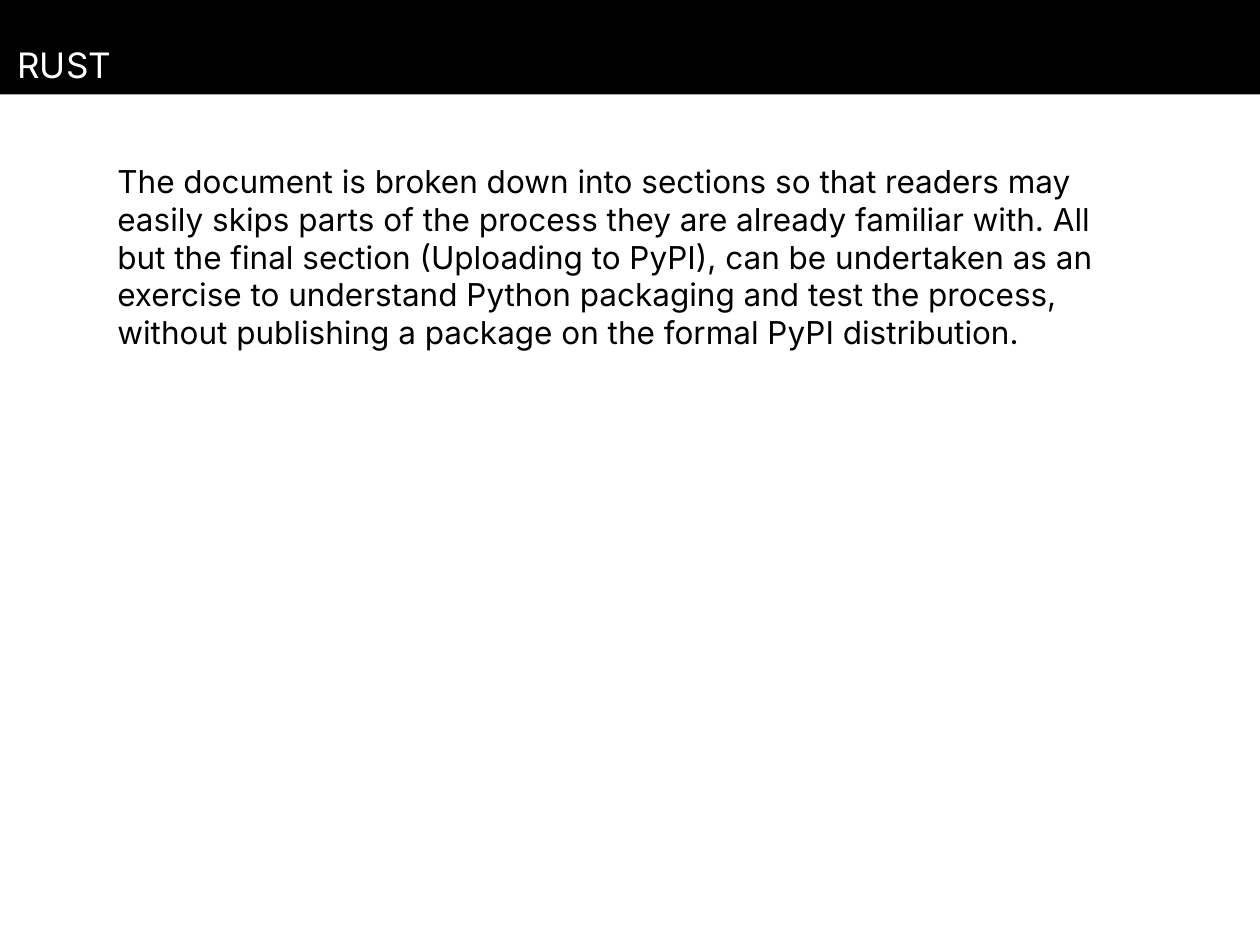
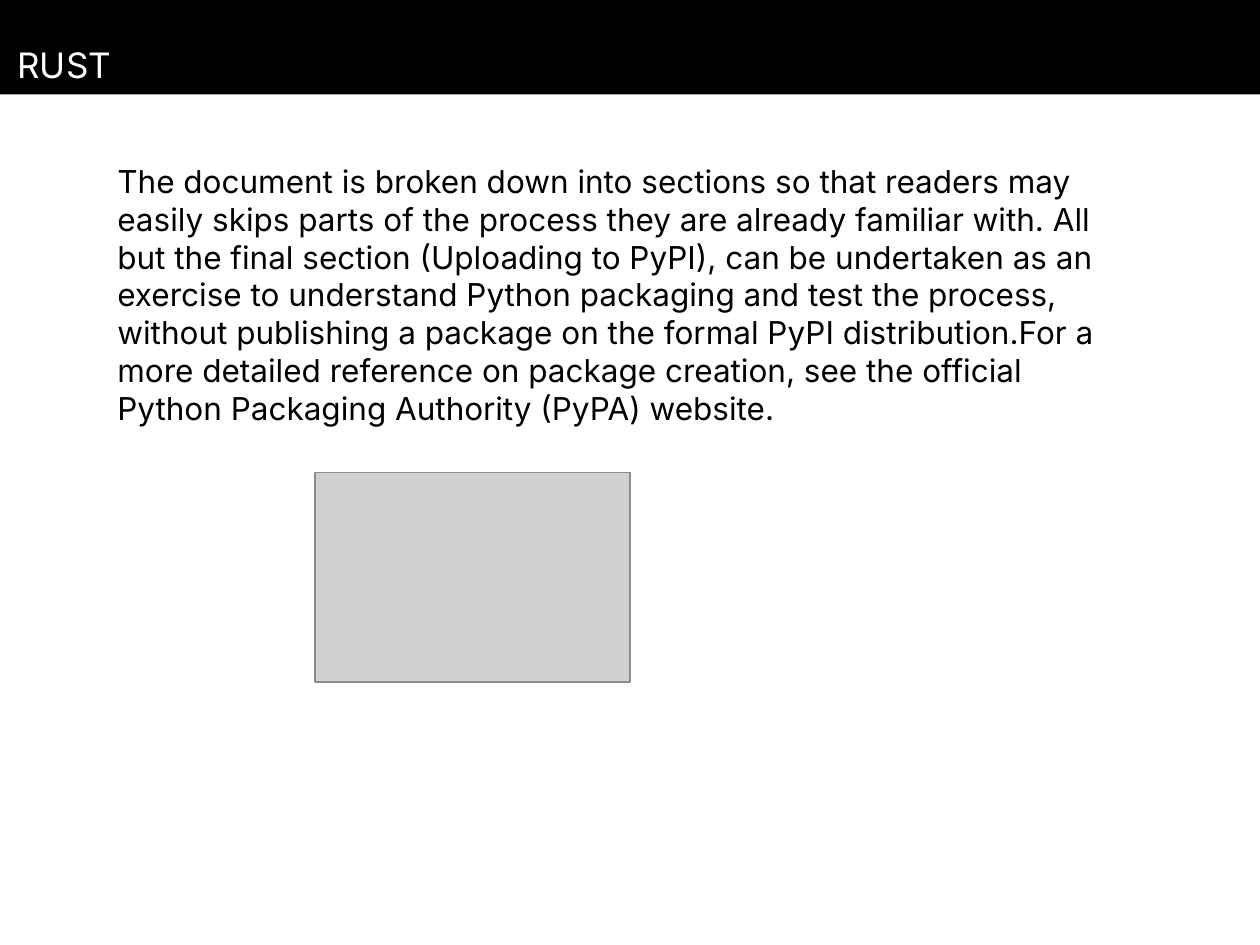
Before and after one commit to Brendan8899/pdfTopptx, a slide deck: slide 1 of output.pptx (slide 3 before the commit). Drawn at 1260x945 pixels with LibreOffice and Linux fonts; fonts in the diff are those of the drawing; grey boxes stand for pictures. Boxes give left, top, right and bottom in pixels: in the first picture for what was removed or moved away, otherwise in the second. Text is boxed around its words. In the diff, an @@ line names an element or a change of style, - is before the commit and + after.

```diff
--- a/output.pptx
+++ b/output.pptx
@@ text at box(117, 169, 1094, 427): text changed @@
-The document is broken down into sections so that readers may easily skips parts of the process they are already familiar with. All but the final section (Uploading to PyPI), can be undertaken as an exercise to understand Python packaging and test the process, without publishing a package on the formal PyPI distribution.
+The document is broken down into sections so that readers may easily skips parts of the process they are already familiar with. All but the final section (Uploading to PyPI), can be undertaken as an exercise to understand Python packaging and test the process, without publishing a package on the formal PyPI distribution.For a more detailed reference on package creation, see the official Python Packaging Authority (PyPA) website.
@@ picture added at box(315, 472, 630, 682) @@
```
Also in this commit, not shown: 3 other slides changed, 3 slides removed, 7 other files.
